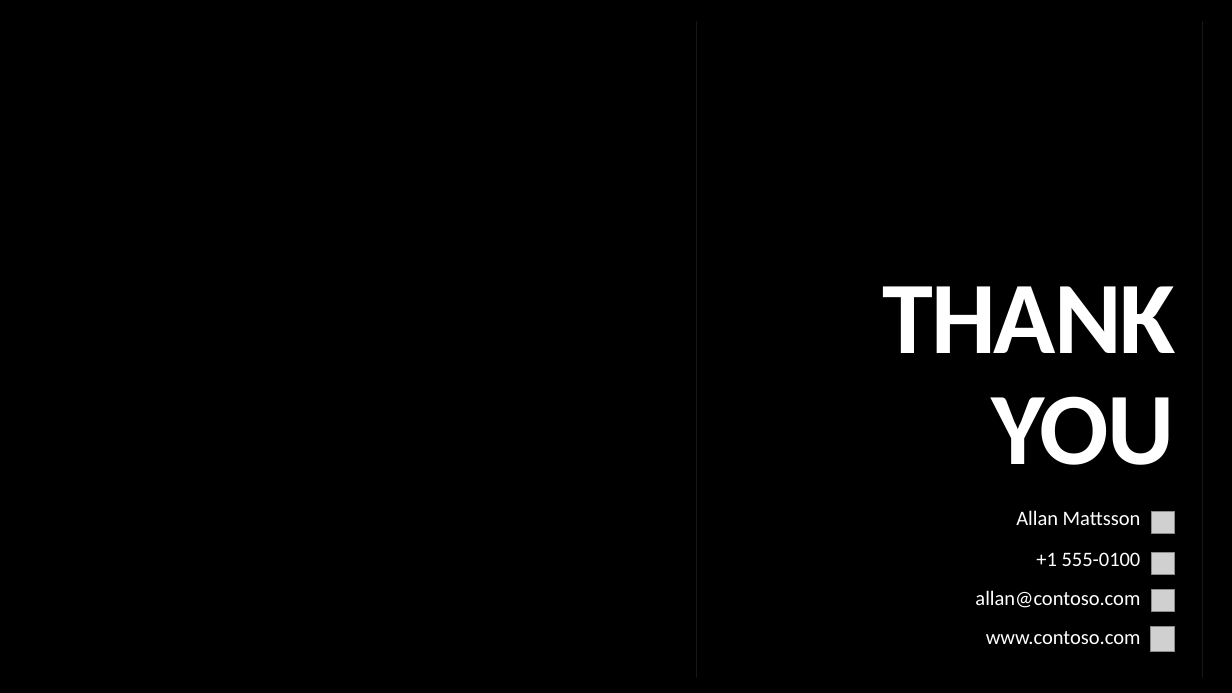
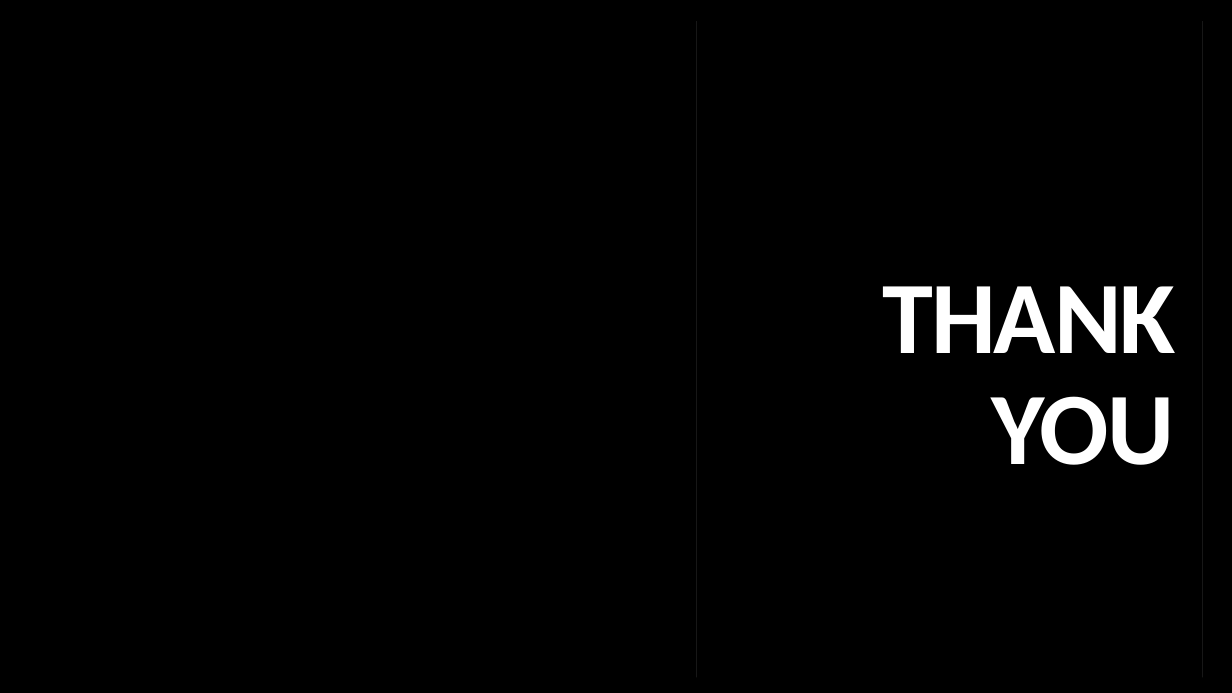
Before and after one commit to adityadutta/BostonHacksFall18, a slide deck: slide 10 of PITCH/Pitch.pptx (slide 11 before the commit). Drawn at 1232x693 pixels with LibreOffice and Linux fonts; fonts in the diff are those of the drawing; grey boxes stand for pictures. Boxes give left, top, right and bottom in pixels: in the first picture for what was removed or moved away, otherwise in the second. Text is boxed around its words. In the diff, an @@ line names an element or a change of style, - is before the commit and + after.

```diff
--- a/PITCH/Pitch.pptx
+++ b/PITCH/Pitch.pptx
@@ subtitle removed at bbox=[1016, 510, 1141, 525] @@
-Allan Mattsson
@@ picture removed at bbox=[1153, 511, 1175, 533] @@
@@ text removed at bbox=[1036, 552, 1141, 566] @@
-+1 555-0100
@@ picture removed at bbox=[1153, 553, 1175, 575] @@
@@ text removed at bbox=[975, 590, 1140, 608] @@
-allan@contoso.com
@@ picture removed at bbox=[1153, 590, 1175, 612] @@
@@ picture removed at bbox=[1151, 627, 1176, 652] @@
@@ text removed at bbox=[986, 631, 1141, 644] @@
-www.contoso.com
```
Also in this commit, not shown: 1 slide added, 2 slides removed, 3 other files.
